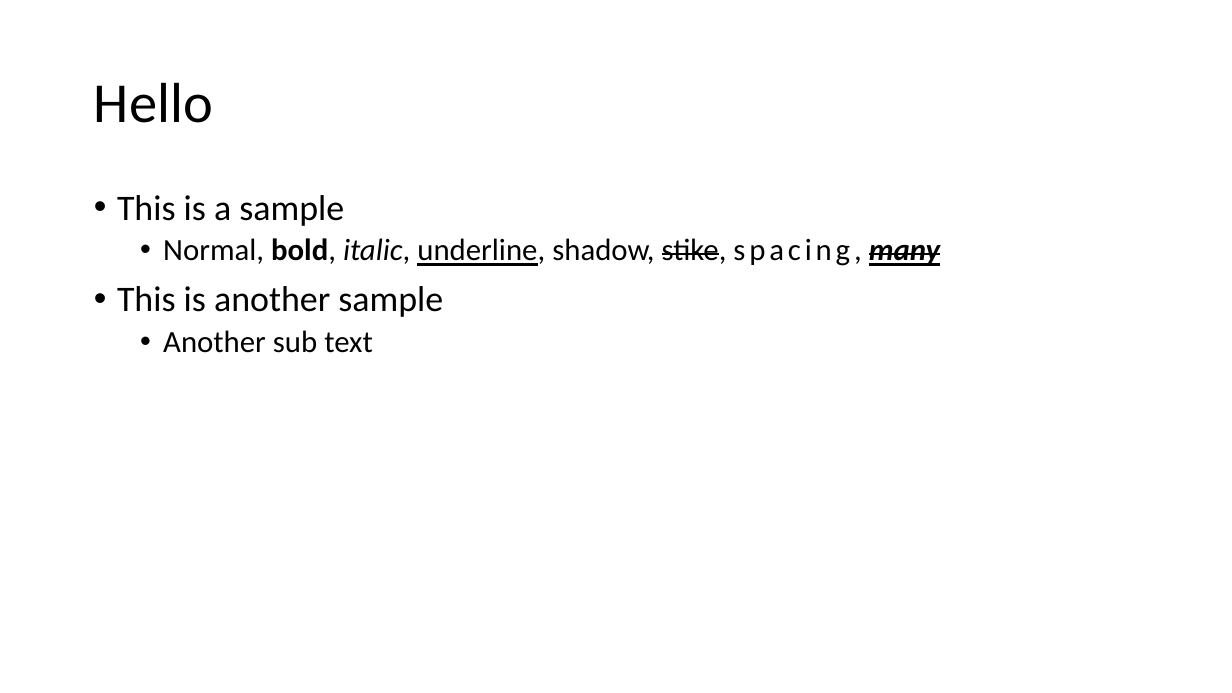
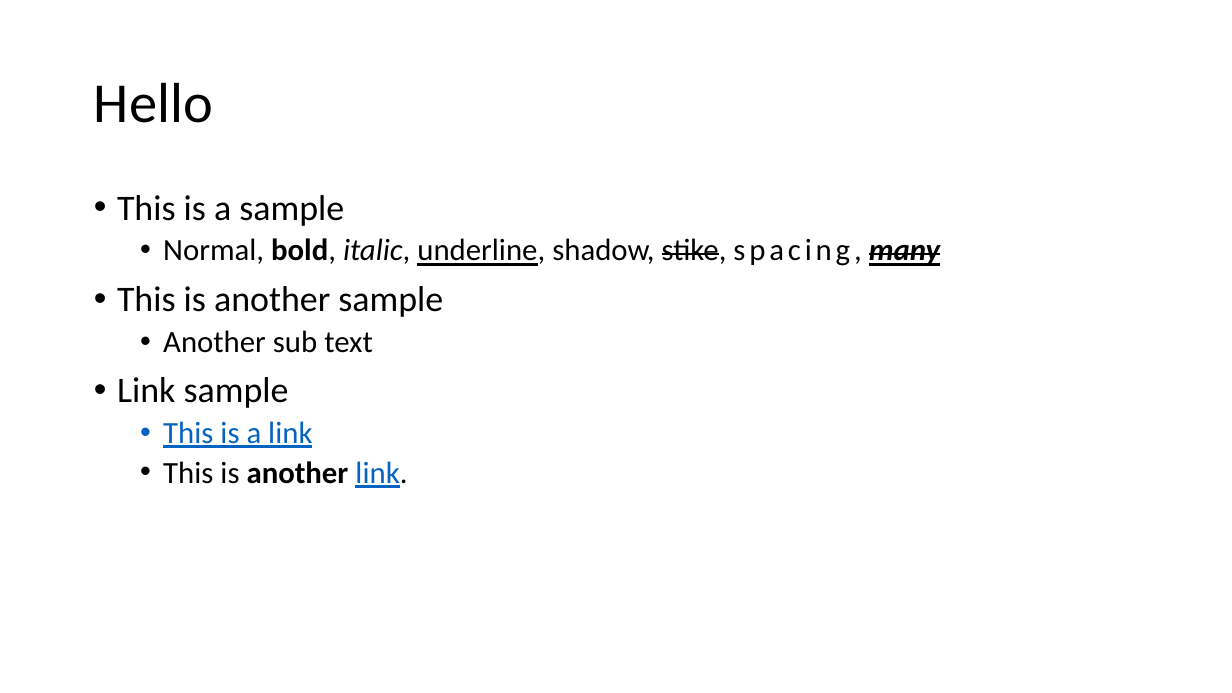
Before and after one commit to soluling/I18N, a slide deck: slide 1 of Samples/PowerPoint/Simple.pptx. Drawn at 1232x693 pixels with LibreOffice and Linux fonts; fonts in the diff are those of the drawing. Boxes give left, top, right and bottom in pixels: in the first picture for what was removed or moved away, otherwise in the second. Text is boxed around its words. In the diff, an @@ line names an element or a change of style, - is before the commit and + after.

```diff
--- a/Samples/PowerPoint/Simple.pptx
+++ b/Samples/PowerPoint/Simple.pptx
@@ text at <box>117,377,407,488</box>: paragraphs added @@
+• Link sample
+  • This is a link
+  • This is another link.
```
Also in this commit, not shown: 10 other files.
